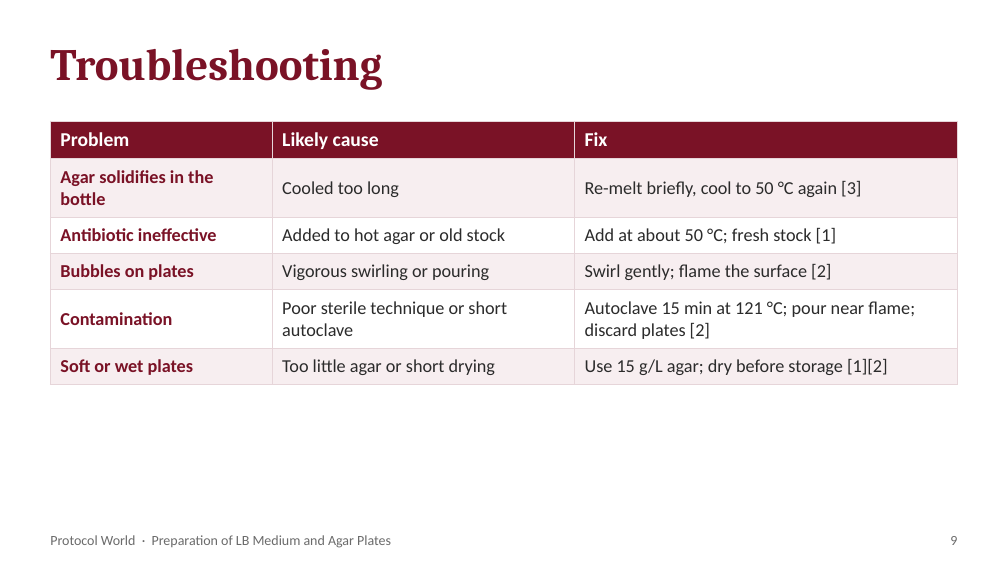
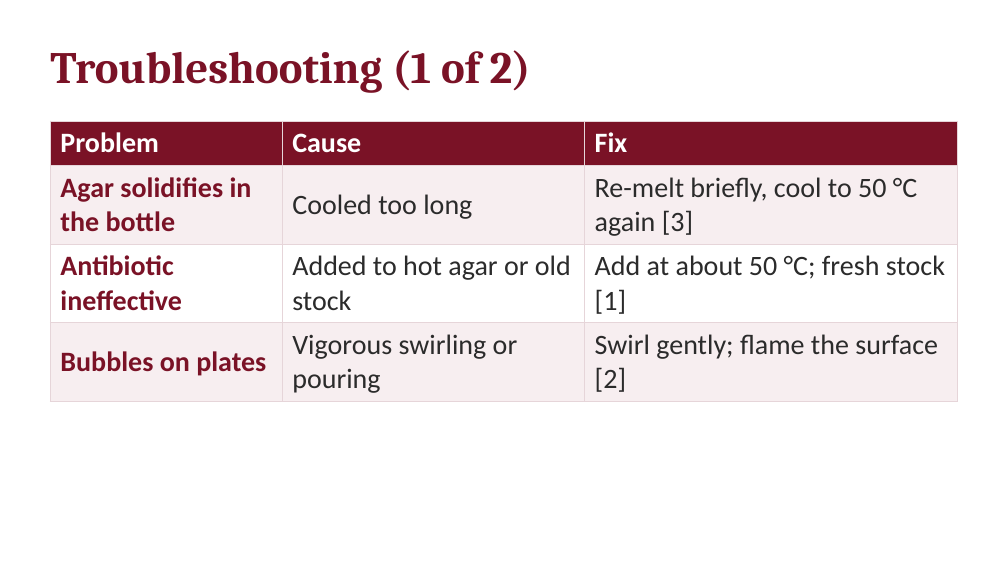
Before and after one commit to ProtocolWorld/ProtocolWorld, a slide deck: slide 12 of uploads/preparation-of-lb-medium-and-agar-plates.pptx (slide 9 before the commit). Drawn at 1008x567 pixels with LibreOffice and Linux fonts; fonts in the diff are those of the drawing. Boxes give left, top, right and bottom in pixels: in the first picture for what was removed or moved away, otherwise in the second. Text is boxed around its words. In the diff, an @@ line names an element or a change of style, - is before the commit and + after.

```diff
--- a/uploads/preparation-of-lb-medium-and-agar-plates.pptx
+++ b/uploads/preparation-of-lb-medium-and-agar-plates.pptx
@@ text at (x1=50, y1=50, x2=531, y2=93): text changed @@
-Troubleshooting
+Troubleshooting (1 of 2)
@@ table at (x1=50, y1=121, x2=958, y2=397) @@
-row 1, column 2: Likely cause
+row 1, column 2: Cause
-row 5: Contamination | Poor sterile technique or short autoclave | Autoclave 15 min at 121 °C; pour near flame; discard plates [2]
-row 6: Soft or wet plates | Too little agar or short drying | Use 15 g/L agar; dry before storage [1][2]
@@ text removed at (x1=50, y1=535, x2=391, y2=548) @@
-Protocol World · Preparation of LB Medium and Agar Plates
@@ text removed at (x1=950, y1=536, x2=957, y2=545) @@
-9
```
Also in this commit, not shown: 10 other slides changed, 5 slides added, 5 other files.
